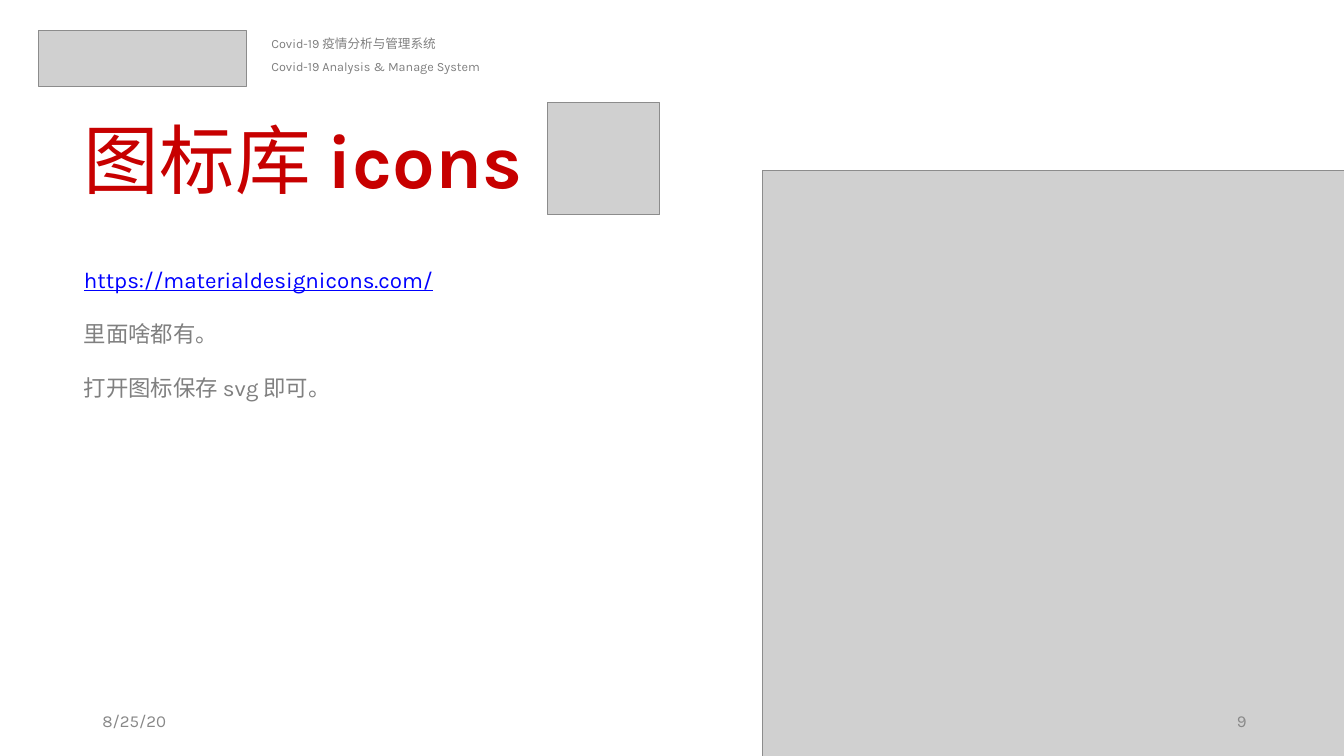
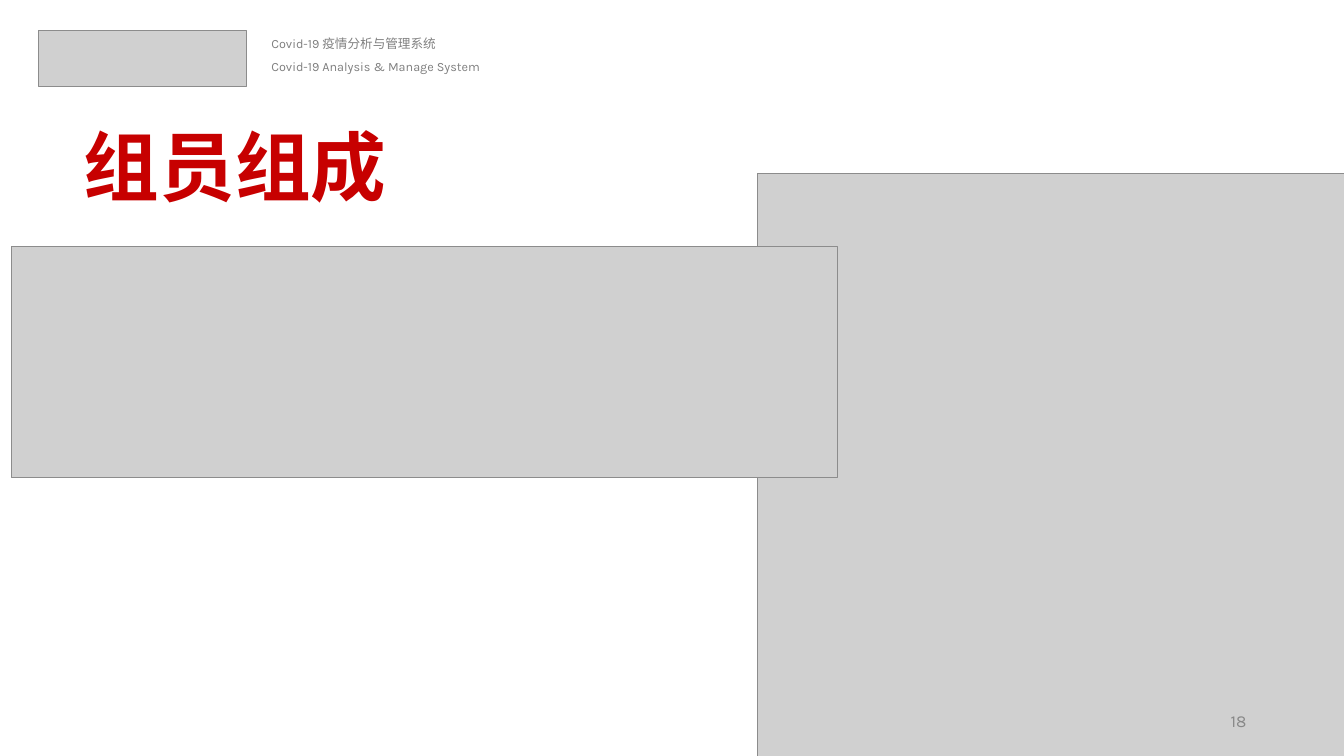
Before and after one commit to billchen2k/Covid19, a slide deck: slide 18 of docs/report.pptx (slide 9 before the commit). Drawn at 1344x756 pixels with LibreOffice and Linux fonts; fonts in the diff are those of the drawing; grey boxes stand for pictures. Boxes give left, top, right and bottom in pixels: in the first picture for what was removed or moved away, otherwise in the second. Text is boxed around its words. In the diff, an @@ line names an element or a change of style, - is before the commit and + after.

```diff
--- a/docs/report.pptx
+++ b/docs/report.pptx
@@ picture removed at <box>547,103,659,215</box> @@
@@ text removed at <box>84,124,523,194</box> @@
-图标库 icons
@@ text added at <box>84,130,386,203</box>, 54 pt, text #C70000, bold @@
+组员组成
@@ picture: place and size @@
-picture at <box>763,170,1344,756</box>
+picture at <box>758,173,1344,756</box>
@@ picture added at <box>11,246,837,478</box> @@
@@ text removed at <box>84,271,433,402</box> @@
-https://materialdesignicons.com/
-里面啥都有。
-打开图标保存 svg 即可。
@@ text removed at <box>102,715,166,728</box> @@
-8/25/20
@@ page number at <box>1231,716,1247,727</box>: text changed @@
-9
+18
```
Also in this commit, not shown: 1 other slide changed, 10 slides added, 7 other files.
